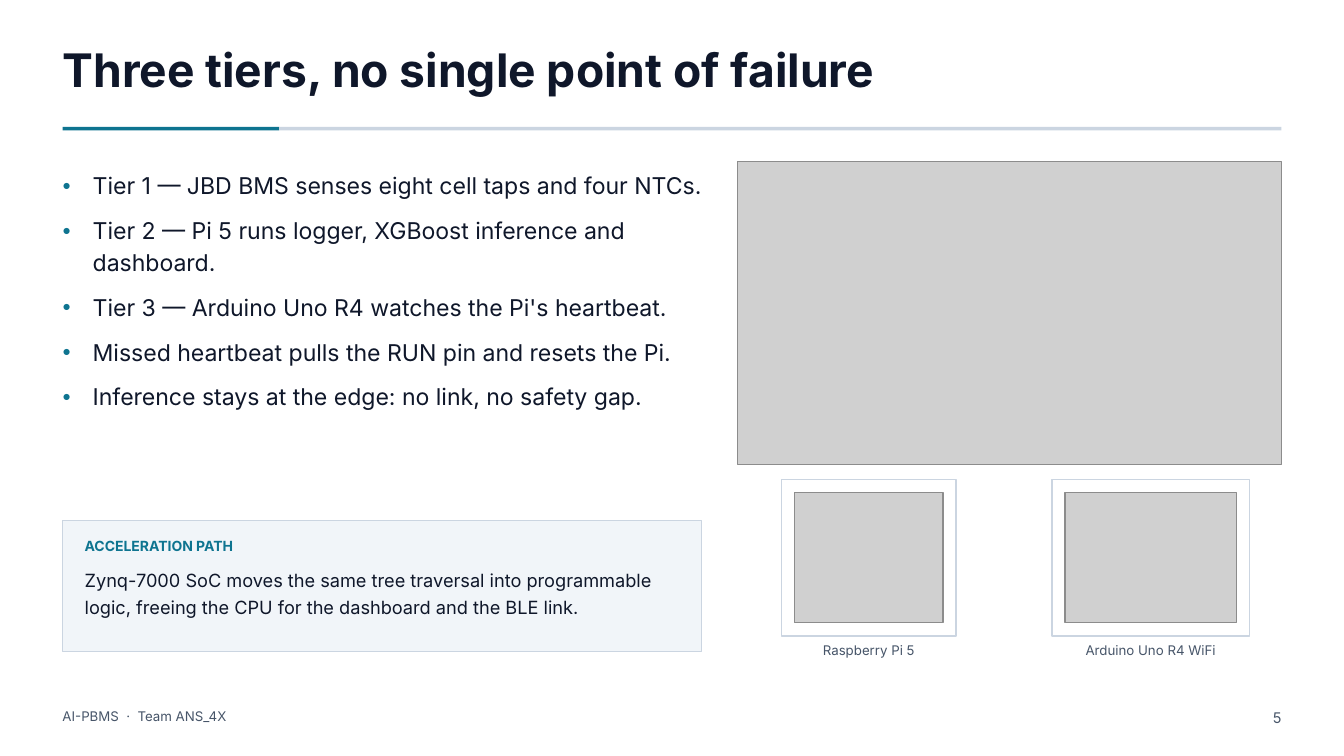
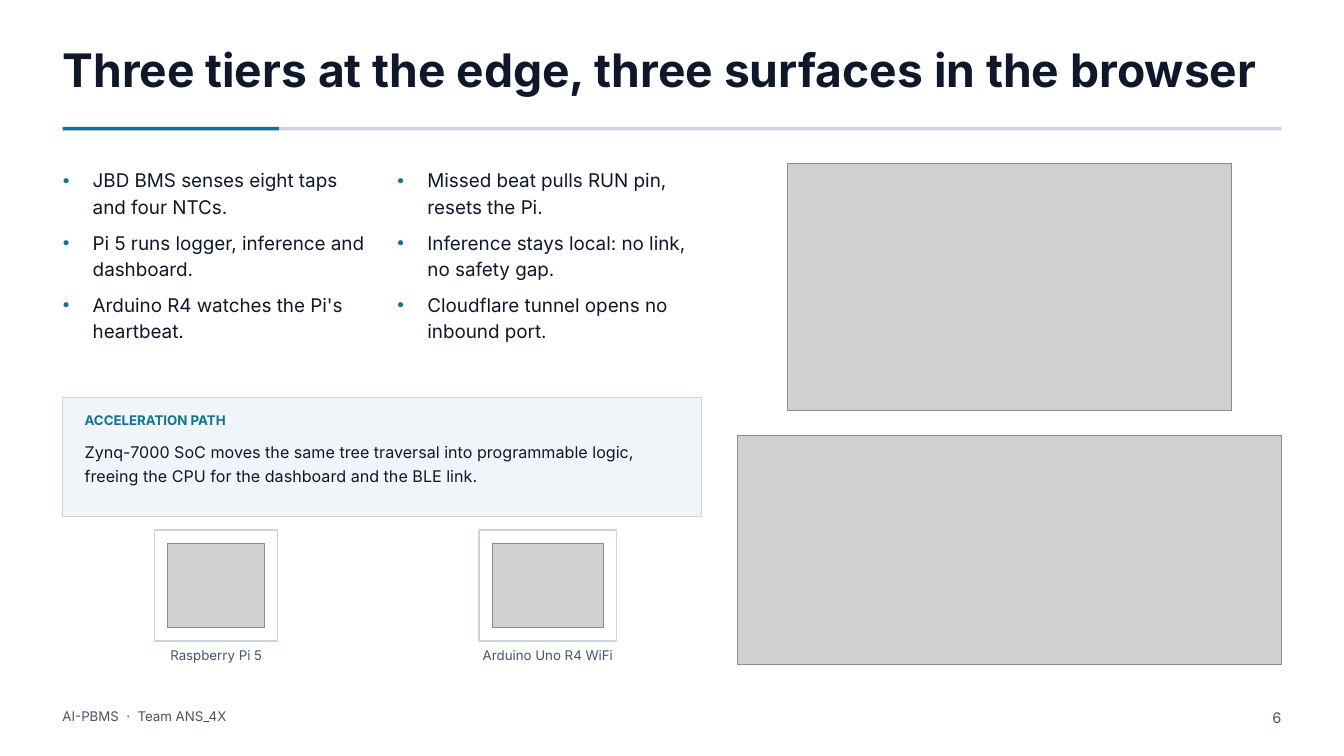
Before and after one commit to Adhi5504/Intelligent_BMS, a slide deck: slide 6 of AI_PBMS_8Slide.pptx (slide 5 before the commit). Drawn at 1344x756 pixels with LibreOffice and Linux fonts; fonts in the diff are those of the drawing; grey boxes stand for pictures. Boxes give left, top, right and bottom in pixels: in the first picture for what was removed or moved away, otherwise in the second. Text is boxed around its words. In the diff, an @@ line names an element or a change of style, - is before the commit and + after.

```diff
--- a/AI_PBMS_8Slide.pptx
+++ b/AI_PBMS_8Slide.pptx
@@ text at box(62, 51, 1256, 97): text changed @@
-Three tiers, no single point of failure
+Three tiers at the edge, three surfaces in the browser
@@ text at box(93, 173, 364, 339): text changed; size 16.5 to 13.5 pt @@
-● Tier 1 — JBD BMS senses eight cell taps and four NTCs.
-● Tier 2 — Pi 5 runs logger, XGBoost inference and dashboard.
-● Tier 3 — Arduino Uno R4 watches the Pi's heartbeat.
-● Missed heartbeat pulls the RUN pin and resets the Pi.
-● Inference stays at the edge: no link, no safety gap.
+● JBD BMS senses eight taps and four NTCs.
+● Pi 5 runs logger, inference and dashboard.
+● Arduino R4 watches the Pi's heartbeat.
@@ text added at box(427, 173, 685, 342), 13.5 pt, text #0F172A @@
+● Missed beat pulls RUN pin, resets the Pi.
+● Inference stays local: no link, no safety gap.
+● Cloudflare tunnel opens no inbound port.
@@ picture: place and size @@
-picture at box(738, 162, 1281, 465)
+picture at box(787, 163, 1232, 410)
@@ rectangle: place and size @@
-rectangle at box(63, 520, 702, 651)
+rectangle at box(63, 397, 702, 516)
@@ text "ACCELERATION PATH": place and size @@
-text "ACCELERATION PATH" at box(85, 540, 233, 551)
+text "ACCELERATION PATH" at box(85, 415, 226, 425)
@@ text "ACCELERATION PATH" at box(85, 415, 226, 425): size 10 to 9.5 pt @@
@@ text "Zynq-7000 SoC moves the same ...": place and size @@
-text "Zynq-7000 SoC moves the same ..." at box(85, 573, 652, 618)
+text "Zynq-7000 SoC moves the same ..." at box(85, 446, 633, 485)
@@ text "Zynq-7000 SoC moves the same ..." at box(85, 446, 633, 485): size 13 to 11.5 pt; line spacing 1.22 to 1.24 @@
@@ picture added at box(738, 436, 1281, 665) @@
@@ rectangle: place and size @@
-rectangle at box(781, 480, 957, 636)
+rectangle at box(154, 530, 277, 641)
@@ rectangle: place and size @@
-rectangle at box(1053, 480, 1250, 636)
+rectangle at box(479, 530, 617, 641)
@@ picture: place and size @@
-picture at box(795, 493, 944, 623)
+picture at box(167, 543, 264, 628)
@@ picture: place and size @@
-picture at box(1066, 493, 1237, 623)
+picture at box(492, 543, 604, 628)
@@ text "Raspberry Pi 5": place and size @@
-text "Raspberry Pi 5" at box(823, 645, 915, 658)
+text "Raspberry Pi 5" at box(170, 650, 262, 663)
@@ text "Arduino Uno R4 WiFi": place and size @@
-text "Arduino Uno R4 WiFi" at box(1086, 645, 1215, 655)
+text "Arduino Uno R4 WiFi" at box(483, 650, 613, 660)
@@ text at box(1272, 712, 1281, 723): text changed @@
-5
+6
```
Also in this commit, not shown: 5 other slides changed, 2 slides added, 2 slides removed, 20 other files.
